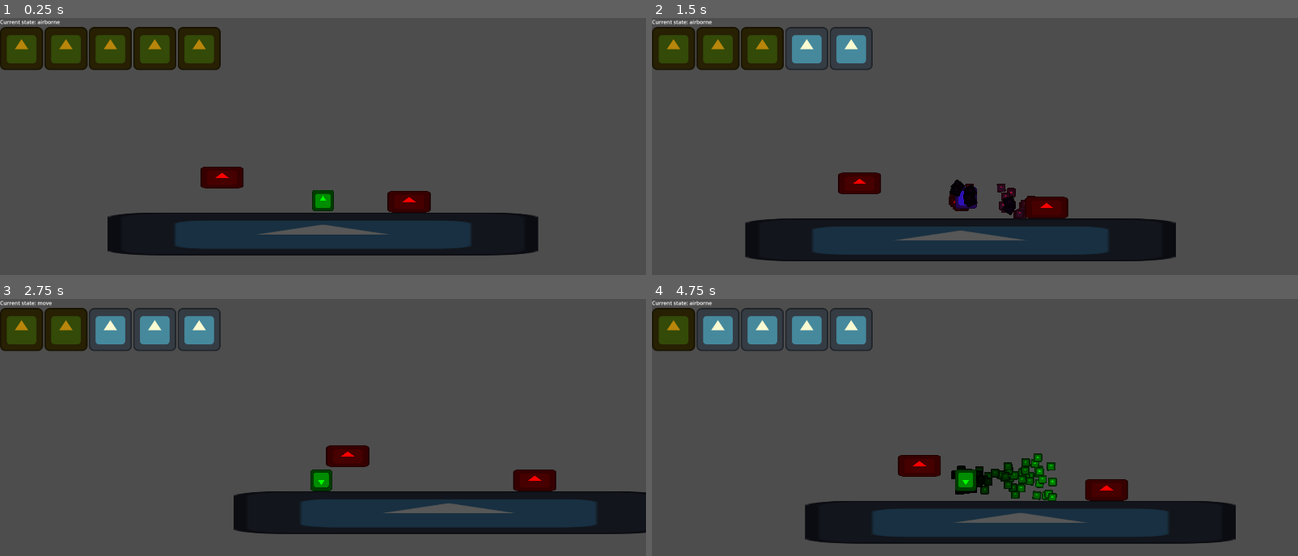
Above: before the commit, frames 1-4 (two rows, left to right).
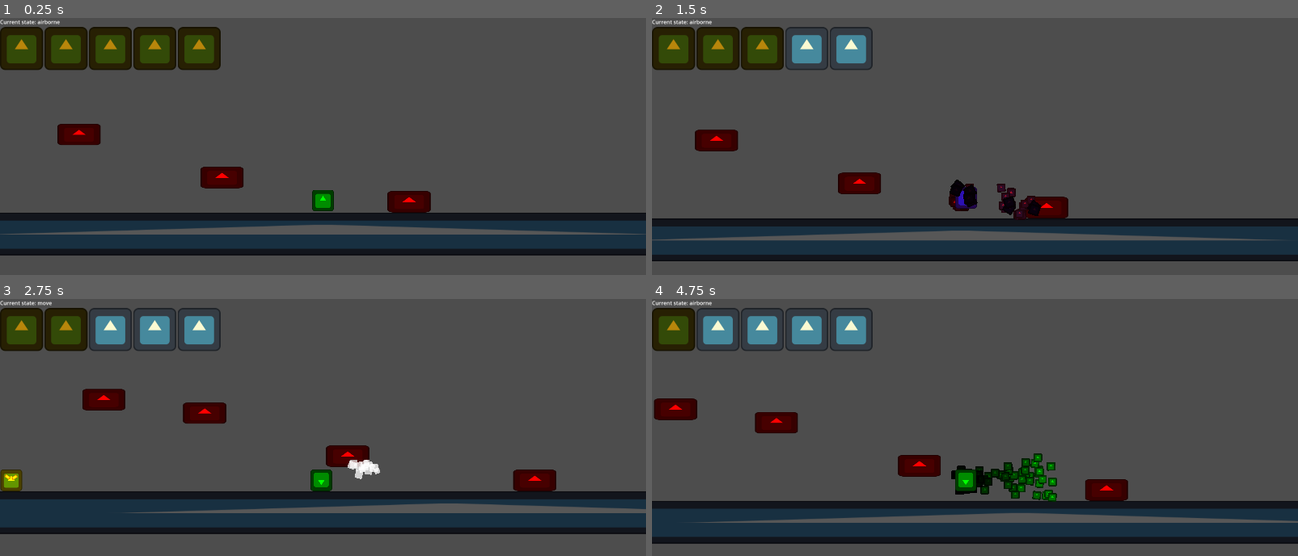
Above: after the commit, the same moments.

Repository: BitesTheGaster/SoyZoteboat
Game: Godot game, scene res://main.tscn
Same seed, same stepped clock (60 frames per second), same inputs: the game is played once before the commit and once after it. The engine's default icon, where the game draws it, is replaced by a stand-in: a white triangle on a blue panel in a dark square.
Inputs:
- Up to frame 1 (0.25 s): no input
- Up to frame 2 (1.5 s): hold Right (Right) from 0.53 s (still down); tap C (Dash) at 0.6, 1.35 s; tap Z (Jump) at 0.77 s
- Up to frame 3 (2.75 s): tap Z (Jump) at 1.52 s; release Right (Right) at 2.03 s; hold Left (Left) from 2.03 s (still down); tap X (Slash) at 2.1 s; tap C (Dash) at 2.3 s
- Up to frame 4 (4.75 s): release Left (Left) at 2.78 s; hold Right (Right) 2.78-4.28 s; tap C (Dash) at 2.85, 3.6, 4.55 s; tap Z (Jump) at 3.02, 3.77, 4.52 s; hold Left (Left) from 4.28 s (still down); tap X (Slash) at 4.35 s

The runs differ from the first frame. In frame 1, 9.3% of the frame differs, in the area x 0-100%, y 41-93%; in frame 2, 9.5%; in frame 3, 11%, in the area x 0-100%, y 34-92%; in frame 4, 9.8%.

Commit message:
base enemy without ai + particles on hit

Diff:
--- /dev/null
+++ b/Controllers/EnemyController.gd
@@ -0,0 +1,40 @@
+class_name EnemyController extends Node
+
+@export var e: Enemy
+
+func _process(delta: float) -> void:
+	pass
+
+func _physics_process(delta: float) -> void:
+	pass
+
+func handle_physics(delta: float):
+	# Add the gravity
+	if not e.is_on_floor():
+		e.velocity += e.G * delta
+
+	e.move_and_slide()
+
+func handle_movement():
+	if e.move_dir:
+		e.velocity.x = move_toward(e.velocity.x, e.move_dir * e.IDLE_SPEED, e.IDLE_SPEED)
+	else:
+		e.velocity.x = move_toward(e.velocity.x, 0.0, e.IDLE_SPEED)
+
+func handle_damage():
+	if e.knockback:
+		e.velocity = e.knockback*e.KNOCKBACK_MULTIPLIER
+		e.knockback = Vector2.ZERO
+
+	if e.taken_damage:
+		if e.is_invincible:
+			e.taken_damage = 0
+		else:
+			e.health -= e.taken_damage
+			e.taken_damage = 0
+			e.is_invincible = true
+
+
+
+func _on_inv_frames_timeout() -> void:
+	e.is_invincible = false
--- a/Controllers/PlayerController.gd
+++ b/Controllers/PlayerController.gd
@@ -33,7 +33,7 @@
 		p.jumping = false
 	elif Input.is_action_just_pressed("Jump") and p.velocity.y <= 0:
 		p.jumping = true
-	if p.is_on_floor() and not p.canDash and not p.dashing:
+	if p.is_on_floor() and not p.canDash:
 		p.canDash = true
 
 
@@ -56,6 +56,7 @@
 	if p.pogo_velocity.y:
 		p.velocity.y = p.pogo_velocity.y
 		p.canDash = p.canDash or p.pogo_velocity.y < 0
+		if p.canDash: p.dash_delay.stop()
 		p.pogo_velocity.y = 0
 
 	if p.active_input:
--- /dev/null
+++ b/Enemies/Base/enemy.gd
@@ -0,0 +1,23 @@
+class_name Enemy extends CharacterBody2D
+
+@onready var leg : Sprite2D = $Sprite/Leg
+@onready var leg2 : Sprite2D = $Sprite/Leg2
+@onready var sprite : Sprite2D = $Sprite/Head
+@onready var hitbox : Area2D = $Hitbox
+@onready var right : Area2D = $Checks/Right
+@onready var left : Area2D = $Checks/Left
+@onready var chase_range : Area2D = $Checks/ChaseRange
+@onready var inv_frames : Timer = $InvFrames
+
+const IDLE_SPEED = 100.0
+const CHASE_SPEED = 200.0
+const KNOCKBACK_MULTIPLIER = 1.0
+const G = Vector2(0, 980)
+
+var is_invincible := false
+
+var move_dir := 0.0
+
+var knockback := Vector2.ZERO
+var health := 15
+var taken_damage := 0
--- /dev/null
+++ b/Enemies/Base/enemy.tscn
@@ -0,0 +1,106 @@
+[gd_scene load_steps=10 format=3 uid="uid://1kr72jnyyvto"]
+
+[ext_resource type="Texture2D" uid="uid://bbaet4rqv3kbq" path="res://icon.svg" id="1_c6uq0"]
+[ext_resource type="Script" uid="uid://h51wga736a60" path="res://Enemies/Base/enemy.gd" id="1_gasfn"]
+[ext_resource type="Script" uid="uid://b3jo35qgn7xln" path="res://Controllers/EnemyController.gd" id="3_jhvkd"]
+[ext_resource type="Script" uid="uid://b3ds8eytb4r7k" path="res://StateMachines/Enemy/EnemyStateMachine.gd" id="4_oys17"]
+[ext_resource type="Script" uid="uid://cgt8b4murvuqd" path="res://StateMachines/Enemy/IdleEnemyState.gd" id="5_ay45o"]
+[ext_resource type="Script" uid="uid://dnvp048gthuw6" path="res://StateMachines/Enemy/ChaseEnemyState.gd" id="6_gasgf"]
+
+[sub_resource type="RectangleShape2D" id="RectangleShape2D_gasfn"]
+size = Vector2(64, 64)
+
+[sub_resource type="SegmentShape2D" id="SegmentShape2D_ay45o"]
+a = Vector2(0, -74)
+
+[sub_resource type="CapsuleShape2D" id="CapsuleShape2D_gasgf"]
+radius = 64.0
+height = 1024.0
+
+[node name="Enemy" type="CharacterBody2D" groups=["enemy"]]
+collision_layer = 2
+collision_mask = 2
+script = ExtResource("1_gasfn")
+
+[node name="Sprite" type="Node2D" parent="."]
+
+[node name="Head" type="Sprite2D" parent="Sprite"]
+modulate = Color(1.3908166, 1.0694141, 9.1086497e-07, 1)
+scale = Vector2(0.5, 0.5)
+texture = ExtResource("1_c6uq0")
+
+[node name="Leg" type="Sprite2D" parent="Sprite"]
+modulate = Color(5.7063603, 2.3869262, 0, 1)
+position = Vector2(-10.999998, -10.000001)
+rotation = 2.1530936
+scale = Vector2(0.0701667, 0.13395095)
+texture = ExtResource("1_c6uq0")
+
+[node name="Leg2" type="Sprite2D" parent="Sprite"]
+modulate = Color(5.7063603, 2.3869262, 0, 1)
+position = Vector2(10, -9)
+rotation = -2.1537364
+scale = Vector2(0.0701667, 0.13395095)
+texture = ExtResource("1_c6uq0")
+
+[node name="CollisionShape2D" type="CollisionShape2D" parent="."]
+shape = SubResource("RectangleShape2D_gasfn")
+
+[node name="Hitbox" type="Area2D" parent="." groups=["enemy"]]
+
+[node name="CollisionShape2D" type="CollisionShape2D" parent="Hitbox"]
+shape = SubResource("RectangleShape2D_gasfn")
+
+[node name="EnemyController" type="Node" parent="." node_paths=PackedStringArray("e")]
+script = ExtResource("3_jhvkd")
+e = NodePath("..")
+metadata/_custom_type_script = "uid://b3jo35qgn7xln"
+
+[node name="EnemyStateMachine" type="Node" parent="." node_paths=PackedStringArray("e", "init_state")]
+script = ExtResource("4_oys17")
+e = NodePath("..")
+init_state = NodePath("IdleEnemyState")
+metadata/_custom_type_script = "uid://b3ds8eytb4r7k"
+
+[node name="IdleEnemyState" type="Node" parent="EnemyStateMachine" node_paths=PackedStringArray("e", "c", "state_machine")]
+script = ExtResource("5_ay45o")
+e = NodePath("../..")
+c = NodePath("../../EnemyController")
+state_machine = NodePath("..")
+metadata/_custom_type_script = "uid://cgt8b4murvuqd"
+
+[node name="ChaseEnemyState" type="Node" parent="EnemyStateMachine" node_paths=PackedStringArray("e", "c", "state_machine")]
+script = ExtResource("6_gasgf")
+e = NodePath("../..")
+c = NodePath("../../EnemyController")
+state_machine = NodePath("..")
+metadata/_custom_type_script = "uid://dnvp048gthuw6"
+
+[node name="Checks" type="Node2D" parent="."]
+
+[node name="Right" type="Area2D" parent="Checks"]
+collision_layer = 0
+
+[node name="CollisionShape2D" type="CollisionShape2D" parent="Checks/Right"]
+position = Vector2(40, 32)
+shape = SubResource("SegmentShape2D_ay45o")
+
+[node name="Left" type="Area2D" parent="Checks"]
+collision_layer = 0
+
+[node name="CollisionShape2D" type="CollisionShape2D" parent="Checks/Left"]
+position = Vector2(-40, 32)
+shape = SubResource("SegmentShape2D_ay45o")
+
+[node name="ChaseRange" type="Area2D" parent="Checks"]
+collision_layer = 0
+
+[node name="CollisionShape2D" type="CollisionShape2D" parent="Checks/ChaseRange"]
+rotation = 1.5707964
+shape = SubResource("CapsuleShape2D_gasgf")
+
+[node name="InvFrames" type="Timer" parent="."]
+wait_time = 0.33
+one_shot = true
+
+[connection signal="timeout" from="InvFrames" to="EnemyController" method="_on_inv_frames_timeout"]
--- a/Player/player.tscn
+++ b/Player/player.tscn
@@ -19,7 +19,8 @@
 offsets = PackedFloat32Array(0, 0.74666667, 1)
 colors = PackedColorArray(0, 0, 0, 1, 0.827451, 0.3254902, 0.31764707, 1, 1, 1, 1, 0)
 
-[node name="Player" type="CharacterBody2D"]
+[node name="Player" type="CharacterBody2D" groups=["player"]]
+z_index = 1
 script = ExtResource("1_4ntmi")
 
 [node name="CollisionShape2D" type="CollisionShape2D" parent="."]
@@ -70,7 +71,7 @@
 scale_amount_max = 0.25
 color_ramp = SubResource("Gradient_od3ui")
 
-[node name="Hitbox" type="Area2D" parent="."]
+[node name="Hitbox" type="Area2D" parent="." groups=["player"]]
 
 [node name="CollisionShape2D" type="CollisionShape2D" parent="Hitbox"]
 shape = SubResource("RectangleShape2D_4ntmi")
--- a/Player/slash.gd
+++ b/Player/slash.gd
@@ -17,13 +17,23 @@
 func _on_dead_timer_timeout() -> void:
 	p.attacking = false
 	p.attack_delay.start()
-	$".".queue_free()
+	$CollisionShape2D.queue_free()
 
 
 func _on_area_entered(area: Area2D) -> void:
-	if area.is_in_group("spikes") and can_pogo:
+	if not area.is_in_group("player"):
+		$CPUParticles2D.global_position = (area.global_position+global_position)/2
+		$CPUParticles2D.emitting = true
+	if ( area.is_in_group("spikes") or area.is_in_group("enemy") ) and can_pogo:
 		p.pogo_velocity = -Vector2.from_angle(global_rotation) * 350
 		p.pogo_velocity.x *= 1.5
 		p.pogo_velocity = p.pogo_velocity.round()
 		p.camera.pogo_velocity_buffer = p.pogo_velocity
 		can_pogo = false
+		if area.is_in_group("enemy"):
+			area.get_parent().knockback = Vector2.from_angle(global_rotation) * 350
+			area.get_parent().knockback.x *= 2
+
+
+func _on_cpu_particles_2d_finished() -> void:
+	$".".queue_free()
--- a/Player/slash.tscn
+++ b/Player/slash.tscn
@@ -1,10 +1,14 @@
-[gd_scene load_steps=4 format=3 uid="uid://cuibpfxcxwioa"]
+[gd_scene load_steps=5 format=3 uid="uid://cuibpfxcxwioa"]
 
 [ext_resource type="Texture2D" uid="uid://bbaet4rqv3kbq" path="res://icon.svg" id="1_36otu"]
 [ext_resource type="Script" uid="uid://drs3ehq4sl5l6" path="res://Player/slash.gd" id="1_wndaw"]
 
 [sub_resource type="RectangleShape2D" id="RectangleShape2D_36otu"]
 size = Vector2(96, 96)
+
+[sub_resource type="Gradient" id="Gradient_wndaw"]
+offsets = PackedFloat32Array(0, 0.7, 0.99333334)
+colors = PackedColorArray(18.892157, 18.892157, 18.892157, 1, 1, 1, 1, 0.52156866, 1, 1, 1, 0)
 
 [node name="Slash" type="Area2D"]
 script = ExtResource("1_wndaw")
@@ -23,5 +27,27 @@
 one_shot = true
 autostart = true
 
+[node name="CPUParticles2D" type="CPUParticles2D" parent="."]
+position = Vector2(-202, 0)
+emitting = false
+amount = 16
+texture = ExtResource("1_36otu")
+lifetime = 2.0
+one_shot = true
+preprocess = 0.3
+explosiveness = 1.0
+lifetime_randomness = 0.3
+emission_shape = 1
+emission_sphere_radius = 32.0
+direction = Vector2(-1, 0)
+gravity = Vector2(-10, 0)
+initial_velocity_max = 50.0
+angular_velocity_min = -45.0
+angular_velocity_max = 45.0
+scale_amount_min = 0.1
+scale_amount_max = 0.2
+color_ramp = SubResource("Gradient_wndaw")
+
 [connection signal="area_entered" from="." to="." method="_on_area_entered"]
 [connection signal="timeout" from="DeadTimer" to="." method="_on_dead_timer_timeout"]
+[connection signal="finished" from="CPUParticles2D" to="." method="_on_cpu_particles_2d_finished"]
--- /dev/null
+++ b/StateMachines/Enemy/ChaseEnemyState.gd
@@ -0,0 +1,19 @@
+class_name ChaseEnemyState extends EnemyState
+
+func _ready() -> void:
+	name = "chase"
+
+func enter():
+	pass
+
+func exit():
+	pass
+
+func update_input(event: InputEvent):
+	pass
+
+func update(delta: float):
+	pass
+
+func update_physics(delta: float):
+	pass
--- /dev/null
+++ b/StateMachines/Enemy/EnemyState.gd
@@ -0,0 +1,4 @@
+class_name EnemyState extends State
+
+@export var e: Enemy
+@export var c: EnemyController
--- /dev/null
+++ b/StateMachines/Enemy/EnemyStateMachine.gd
@@ -0,0 +1,9 @@
+class_name EnemyStateMachine extends StateMachine
+
+@export var e: Enemy
+
+func _process(delta: float) -> void:
+	current_state.update(delta)
+
+func _physics_process(delta: float) -> void:
+	current_state.update_physics(delta)
--- /dev/null
+++ b/StateMachines/Enemy/IdleEnemyState.gd
@@ -0,0 +1,21 @@
+class_name IdleEnemyState extends EnemyState
+
+func _ready() -> void:
+	name = "idle"
+
+func enter():
+	pass
+
+func exit():
+	pass
+
+func update_input(event: InputEvent):
+	pass
+
+func update(delta: float):
+	pass
+
+func update_physics(delta: float):
+	c.handle_damage()
+	c.handle_movement()
+	c.handle_physics(delta)
--- a/main.tscn
+++ b/main.tscn
@@ -1,9 +1,10 @@
-[gd_scene load_steps=7 format=3 uid="uid://0n613sa6lspk"]
+[gd_scene load_steps=8 format=3 uid="uid://0n613sa6lspk"]
 
 [ext_resource type="Texture2D" uid="uid://bbaet4rqv3kbq" path="res://icon.svg" id="1_ig7tw"]
 [ext_resource type="PackedScene" uid="uid://mhuwb6ow65fv" path="res://Player/player.tscn" id="2_0xm2m"]
 [ext_resource type="Script" uid="uid://dvyd5ef5hgi70" path="res://Player/camera_2d.gd" id="3_1bvp3"]
 [ext_resource type="PackedScene" uid="uid://bs5qrf2drwwte" path="res://UI/Hud/hud.tscn" id="3_h2yge"]
+[ext_resource type="PackedScene" uid="uid://1kr72jnyyvto" path="res://Enemies/Base/enemy.tscn" id="5_lquwl"]
 
 [sub_resource type="RectangleShape2D" id="RectangleShape2D_ig7tw"]
 size = Vector2(1280, 128)
@@ -15,8 +16,11 @@
 
 [node name="Player" parent="." instance=ExtResource("2_0xm2m")]
 
-[node name="StaticBody2D" type="StaticBody2D" parent="."]
+[node name="StaticBody2D" type="StaticBody2D" parent="." groups=["block"]]
 position = Vector2(0, 128)
+scale = Vector2(5, 1)
+collision_layer = 255
+collision_mask = 255
 
 [node name="CollisionShape2D" type="CollisionShape2D" parent="StaticBody2D"]
 shape = SubResource("RectangleShape2D_ig7tw")
@@ -26,8 +30,36 @@
 scale = Vector2(10, 1)
 texture = ExtResource("1_ig7tw")
 
+[node name="Area2D4" type="Area2D" parent="." groups=["spikes"]]
+position = Vector2(-1025, -208)
+collision_layer = 255
+collision_mask = 255
+
+[node name="CollisionShape2D" type="CollisionShape2D" parent="Area2D4"]
+shape = SubResource("RectangleShape2D_0xm2m")
+
+[node name="Sprite2D" type="Sprite2D" parent="Area2D4/CollisionShape2D"]
+modulate = Color(1, 0, 0, 1)
+scale = Vector2(1, 0.5)
+texture = ExtResource("1_ig7tw")
+
+[node name="Area2D3" type="Area2D" parent="." groups=["spikes"]]
+position = Vector2(-725, -168)
+collision_layer = 255
+collision_mask = 255
+
+[node name="CollisionShape2D" type="CollisionShape2D" parent="Area2D3"]
+shape = SubResource("RectangleShape2D_0xm2m")
+
+[node name="Sprite2D" type="Sprite2D" parent="Area2D3/CollisionShape2D"]
+modulate = Color(1, 0, 0, 1)
+scale = Vector2(1, 0.5)
+texture = ExtResource("1_ig7tw")
+
 [node name="Area2D2" type="Area2D" parent="." groups=["spikes"]]
 position = Vector2(-300, -40)
+collision_layer = 255
+collision_mask = 255
 
 [node name="CollisionShape2D" type="CollisionShape2D" parent="Area2D2"]
 shape = SubResource("RectangleShape2D_0xm2m")
@@ -39,6 +71,8 @@
 
 [node name="Area2D" type="Area2D" parent="." groups=["spikes"]]
 position = Vector2(256, 32)
+collision_layer = 255
+collision_mask = 255
 
 [node name="CollisionShape2D" type="CollisionShape2D" parent="Area2D"]
 shape = SubResource("RectangleShape2D_0xm2m")
@@ -62,4 +96,7 @@
 wait_time = 0.1
 one_shot = true
 
+[node name="Enemy" parent="." instance=ExtResource("5_lquwl")]
+position = Vector2(-1300, 24)
+
 [connection signal="timeout" from="Camera2D/PogoShakeBuffer" to="Camera2D" method="_on_pogo_shake_buffer_timeout"]
--- a/project.godot
+++ b/project.godot
@@ -24,6 +24,9 @@
 [global_group]
 
 spikes=""
+player=""
+enemy=""
+block=""
 
 [input]
 
Not shown, added: Controllers/EnemyController.gd.uid
Not shown, added: Enemies/Base/enemy.gd.uid
Not shown, added: StateMachines/Enemy/ChaseEnemyState.gd.uid
Not shown, added: StateMachines/Enemy/EnemyState.gd.uid
Not shown, added: StateMachines/Enemy/EnemyStateMachine.gd.uid
Not shown, added: StateMachines/Enemy/IdleEnemyState.gd.uid
